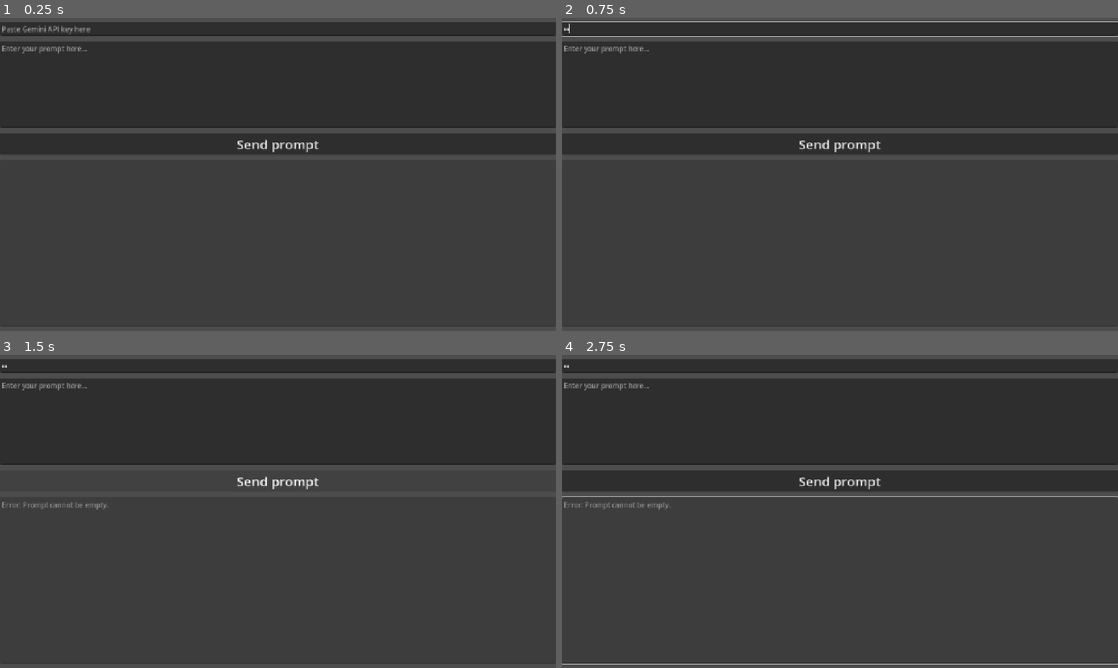
Above: before the commit, frames 1-4 (two rows, left to right).
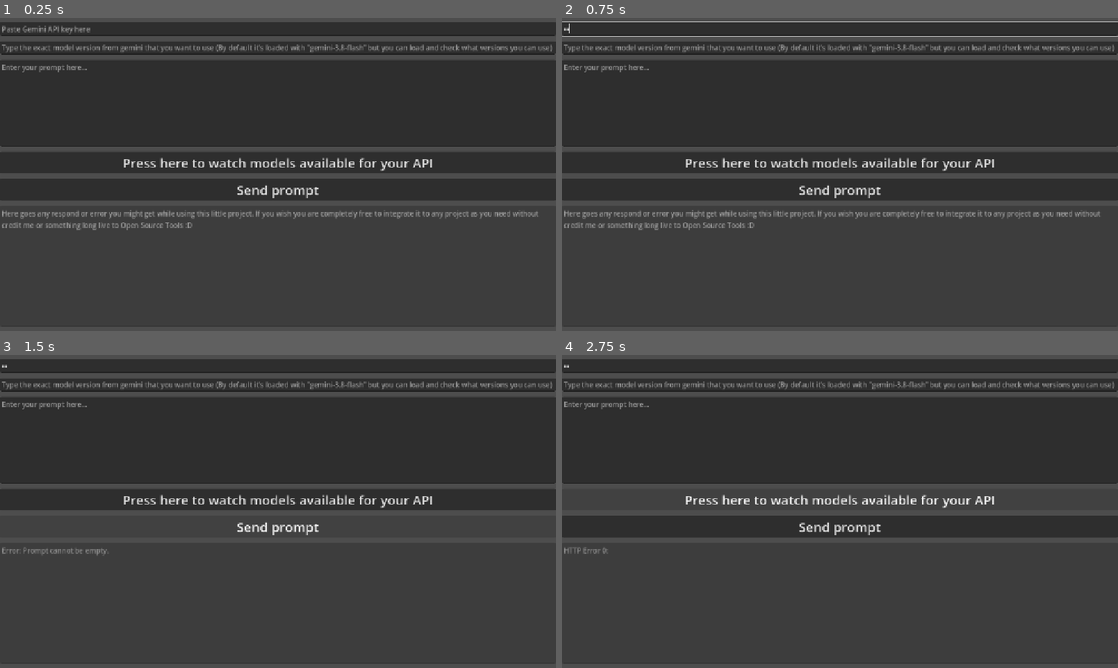
Above: after the commit, the same moments.

Repository: dmnlegendary/Using-Gemini-LLM-in-Godot
Game: Godot game, scene res://gemini_test.tscn
Same seed, same stepped clock (60 frames per second), same inputs: the game is played once before the commit and once after it. The project has no main scene, so this scene is started directly.
Inputs (mouse positions are in pixels of both pictures, inside the frame that each line leads up to):
- Up to frame 1 (0.25 s): no input
- Up to frame 2 (0.75 s): click (840, 30) at 0.52 s; type "12" at 0.6 s
- Up to frame 3 (1.5 s): click "Send prompt" at 1.25 s
- Up to frame 4 (2.75 s): click (840, 498) at 2 s, where only the run after the commit has a clickable "Press here to watch models av…"

The runs differ from the first frame. In frame 1, 9.0% of the frame differs, in the area x 0-100%, y 8-68%; in frame 2, 9.0%; in frame 3, 7.6%; in frame 4, 7.6%.

Commit message:
Updated model selection so user can select any model available for his/her key, also you can load and view all models available for your Gemini API key. Considering this little test as finished and completely done

Diff:
--- a/gemini_test.gd
+++ b/gemini_test.gd
@@ -2,13 +2,15 @@
 
 # You can hardcode your key here for local tests or paste it into the UI LineEdit
 @export var api_key: String = ""
-@export var model_name: String = "gemini-3.8-flash"
+@export var model_name: String = ""
 
 @onready var api_key_input: LineEdit = $MarginContainer/VBoxContainer/API_key_INPUT
 @onready var prompt_input: TextEdit = $MarginContainer/VBoxContainer/Prompt_INPUT
 @onready var send_button: Button = $MarginContainer/VBoxContainer/SendButton
 @onready var response_output: TextEdit = $MarginContainer/VBoxContainer/Response_OUTPUT
 @onready var http_request: HTTPRequest = $MarginContainer/VBoxContainer/HTTPRequest
+@onready var models_available_with_key: Array = []
+
 
 func _ready() -> void:
 	send_button.pressed.connect(_on_send_pressed)
@@ -16,6 +18,9 @@
 
 	if api_key != "":
 		api_key_input.text = api_key
+	if model_name == "":
+		model_name = "gemini-3.8-flash"
+
 '''
 # These two replacing functions work as testers for models available
 # Also let us know if the API we're using actually works
@@ -59,6 +64,14 @@
 func _on_send_pressed() -> void:
 	var active_key: String = api_key_input.text.strip_edges()
 	var prompt_text: String = prompt_input.text.strip_edges()
+	print("The current model chosen is: ", model_name)
+
+	if model_name not in models_available_with_key:
+		response_output.text = "Error: The selected model is not available therefore API connection fails to access. Leave it blank or press the \"models button\" to know what models are available for your API key."
+		if models_available_with_key.size() > 0:
+			print(models_available_with_key[0])
+		model_name = "gemini-3.8-flash"
+	print("The model selected is: ", model_name)
 
 	if active_key.is_empty():
 		response_output.text = "Error: Please enter a valid Gemini API Key."
@@ -115,3 +128,74 @@
 			return
 
 	response_output.text = "No text content found in response:\n" + body_string
+
+
+func _on_watch_models_available_pressed() -> void:
+	var active_key: String = api_key_input.text.strip_edges()
+	active_key = active_key.trim_prefix('"').trim_suffix('"').trim_prefix("'").trim_suffix("'")
+
+	if active_key.is_empty():
+		response_output.text = "Error: Key required to check available models."
+		return
+
+	response_output.text = "Fetching supported models..."
+	send_button.disabled = true
+
+	# Create a temporary HTTPRequest node so it doesn't conflict with the chat request handler
+	var temp_http: HTTPRequest = HTTPRequest.new()
+	add_child(temp_http)
+
+	# Use v1 endpoint where all Gemini models are exposed
+	var url: String = "https://generativelanguage.googleapis.com/v1/models"
+	var headers: PackedStringArray = [
+		"Content-Type: application/json",
+		"x-goog-api-key: " + active_key
+	]
+
+	var err: Error = temp_http.request(url, headers, HTTPClient.METHOD_GET)
+	if err != OK:
+		response_output.text = "Failed to dispatch request: Error code %d" % err
+		send_button.disabled = false
+		temp_http.queue_free()
+		return
+
+	# 'await' pauses execution here until the network response arrives
+	var response: Array = await temp_http.request_completed
+	temp_http.queue_free() # Clean up node from scene tree
+	send_button.disabled = false
+
+	# Unpack the response: [result, response_code, headers, body]
+	var response_code: int = response[1]
+	var response_body: PackedByteArray = response[3]
+	var body_string: String = response_body.get_string_from_utf8()
+
+	if response_code != 200:
+		response_output.text = "HTTP Error %d:\n%s" % [response_code, body_string]
+		return
+
+	var json: JSON = JSON.new()
+	var parse_err: Error = json.parse(body_string)
+	if parse_err != OK:
+		response_output.text = "Failed to parse API response as JSON."
+		return
+
+	if json.data is Dictionary and json.data.has("models"):
+		var model_list: Array = []
+		for m in json.data["models"]:
+			var methods: Array = m.get("supportedGenerationMethods", [])
+			# Only display models that can generate text/content
+			if "generateContent" in methods:
+				model_list.append(m.get("name", "").replace("models/", ""))
+
+		# We save the models the user has access to
+		print(model_list)
+		models_available_with_key = model_list
+
+		response_output.text = "Available Models for your Key (%d found):\n\n" % model_list.size()
+		response_output.text += "\n".join(model_list)
+	else:
+		response_output.text = "Unexpected response structure:\n" + body_string
+
+
+func _on_model_version_text_changed(new_text: String) -> void:
+	model_name = new_text
--- a/gemini_test.tscn
+++ b/gemini_test.tscn
@@ -31,11 +31,20 @@
 placeholder_text = "Paste Gemini API key here"
 secret = true
 
+[node name="Model_Version" type="LineEdit" parent="MarginContainer/VBoxContainer" unique_id=1920783367]
+layout_mode = 2
+placeholder_text = "Type the exact model version from gemini that you want to use (By default it's loaded with \"gemini-3.8-flash\" but you can load and check what versions you can use)"
+
 [node name="Prompt_INPUT" type="TextEdit" parent="MarginContainer/VBoxContainer" unique_id=1274120621]
 custom_minimum_size = Vector2(100, 200)
 layout_mode = 2
 theme_override_font_sizes/font_size = 16
 placeholder_text = "Enter your prompt here..."
+
+[node name="WatchModelsAvailable" type="Button" parent="MarginContainer/VBoxContainer" unique_id=1732298415]
+layout_mode = 2
+theme_override_font_sizes/font_size = 30
+text = "Press here to watch models available for your API"
 
 [node name="SendButton" type="Button" parent="MarginContainer/VBoxContainer" unique_id=535593893]
 layout_mode = 2
@@ -46,7 +55,11 @@
 custom_minimum_size = Vector2(0, 100)
 layout_mode = 2
 size_flags_vertical = 3
+placeholder_text = "Here goes any respond or error you might get while using this little project. If you wish you are completely free to integrate it to any project as you need without credit me or something long live to Open Source Tools :D"
 editable = false
 wrap_mode = 1
 
 [node name="HTTPRequest" type="HTTPRequest" parent="MarginContainer/VBoxContainer" unique_id=59469025]
+
+[connection signal="text_changed" from="MarginContainer/VBoxContainer/Model_Version" to="." method="_on_model_version_text_changed"]
+[connection signal="pressed" from="MarginContainer/VBoxContainer/WatchModelsAvailable" to="." method="_on_watch_models_available_pressed"]
Not shown, changed: .gitignore
